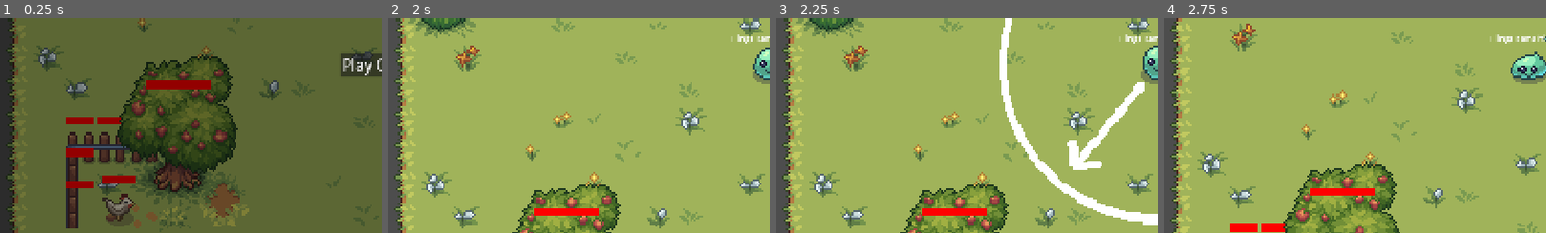
Above: before the commit, frames 1-4 (left to right).
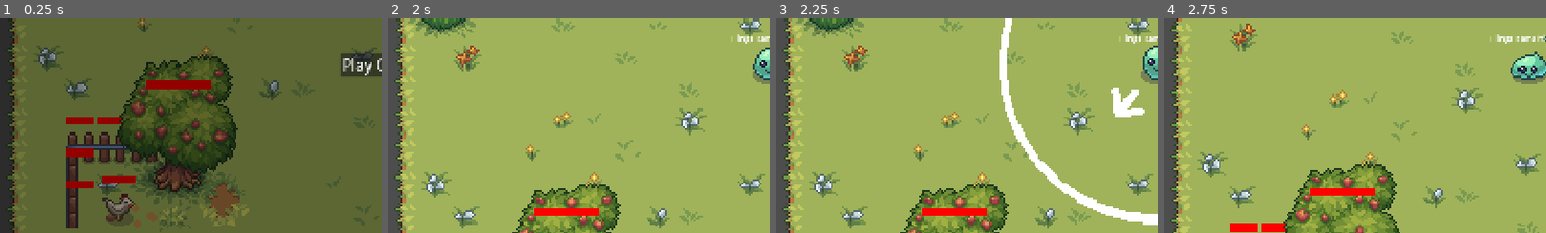
Above: after the commit, the same moments.

Repository: Auseawesome/HavenBounceBack
Game: Godot game, scene res://main.tscn
Same seed, same stepped clock (60 frames per second), same inputs: the game is played once before the commit and once after it.
Inputs (mouse positions are % of the whole screen's width and height, from its top left):
- Up to frame 1 (0.25 s): no input
- Up to frame 2 (2 s): click "Play Game!" at 0.5 s; click "Enter Level" at 1.25 s
- Up to frame 3 (2.25 s): drag from (50, 50) to (60, 28) at 2.02 s
- Up to frame 4 (2.75 s): no input
The pictures show only the part of the screen within x 0-50%, y 39-89%; the shares and areas given below are measured in that part.

Frames 1-2 are identical in both runs. In frame 3, 1.6% of the frame differs, in the area x 76-97%, y 29-71%; in frame 4, nothing differs.

Commit message:
Arrow does fancy scaling

Diff:
--- a/world/player.gd
+++ b/world/player.gd
@@ -1,5 +1,12 @@
 class_name Player
 extends RigidBody2D
+
+const MAX_ARROW_LENGTH = 52
+const VIEWPORT_SIZE = 64
+const VIEWPORT_SIZE_VEC = Vector2(VIEWPORT_SIZE, VIEWPORT_SIZE)
+
+@onready var arrow_rotator := $ArrowViewer/ScaledArrowRenderer/ArrowRotator
+@onready var direction_arrow := $ArrowViewer/ScaledArrowRenderer/ArrowRotator/DirectionArrow
 
 var click_listen: bool
 var click_held: bool
@@ -30,11 +37,28 @@
 	if click_held:
 		handle_fling()
 
+func get_clamped_fling_length(mouse_pos: Vector2) -> float:
+	var fling_vec := -mouse_pos
+	return clampf(fling_vec.length() / 316, 0, 1)
+
+
 func draw_arrow() -> void:
-	var angle = (-get_local_mouse_position()).angle()
+	var mouse_pos := get_local_mouse_position()
 
-	$ArrowViewer.position = Vector2(160, 0).rotated(angle) - Vector2(128, 128)
-	$ArrowViewer/ScaledArrowRenderer/DirectionArrow.rotation = angle
+	var arrow_proportion := get_clamped_fling_length(mouse_pos)
+
+	# Use proportion of arrow to change length
+	var start_point: Vector2 = direction_arrow.points[0]
+	start_point.x = (1 - arrow_proportion) * MAX_ARROW_LENGTH
+	direction_arrow.set_point_position(0, start_point)
+
+	# Calculate angle and offset using arrow length and viewport sizes
+	var angle := (-mouse_pos).angle()
+	var offset := MAX_ARROW_LENGTH * 4 * arrow_proportion - VIEWPORT_SIZE/2
+
+	# Set positions using calculated values
+	$ArrowViewer.position = Vector2(offset, 0).rotated(angle) - VIEWPORT_SIZE_VEC*2
+	arrow_rotator.rotation = angle
 
 func start_fling() -> void:
 	if click_listen:
@@ -47,9 +71,7 @@
 	$ArrowViewer.visible = false
 
 	var fling_vec := -get_local_mouse_position()
-	print(fling_vec)
-	var clamped_length := clampf(fling_vec.length() / 316, 0, 1)
-	var clamped_fling_vec := fling_vec.normalized() * clamped_length
+	var clamped_fling_vec := fling_vec.normalized() * get_clamped_fling_length(fling_vec)
 	var fling_velocity := clamped_fling_vec * speed_scale_factor
 
 	# Keep old velocity only if moving in similar direction to new velocity
@@ -57,7 +79,6 @@
 	var norm_fling := fling_velocity.normalized()
 	var norm_velocity := linear_velocity.normalized()
 	var velocity_keep_factor := (norm_velocity.dot(norm_fling) - 1) * (redirection_responsiveness) / 2 + 1
-	print(velocity_keep_factor)
 	linear_velocity = fling_velocity + (velocity_keep_factor * linear_velocity)
 
 	click_held = false
--- a/world/player.tscn
+++ b/world/player.tscn
@@ -263,9 +263,12 @@
 size = Vector2i(64, 64)
 render_target_update_mode = 0
 
-[node name="DirectionArrow" type="Line2D" parent="ArrowViewer/ScaledArrowRenderer" unique_id=1531002460]
+[node name="ArrowRotator" type="Node2D" parent="ArrowViewer/ScaledArrowRenderer" unique_id=582423463]
 position = Vector2(32, 32)
-points = PackedVector2Array(-26, 0, 26, 0, 18, 8, 26.1, 0, 18, -8)
+
+[node name="DirectionArrow" type="Line2D" parent="ArrowViewer/ScaledArrowRenderer/ArrowRotator" unique_id=1531002460]
+position = Vector2(-26, 0)
+points = PackedVector2Array(0, 0, 52, 0, 44, 8, 52.1, 0, 44, -8)
 width = 4.0
 joint_mode = 2
 begin_cap_mode = 2
